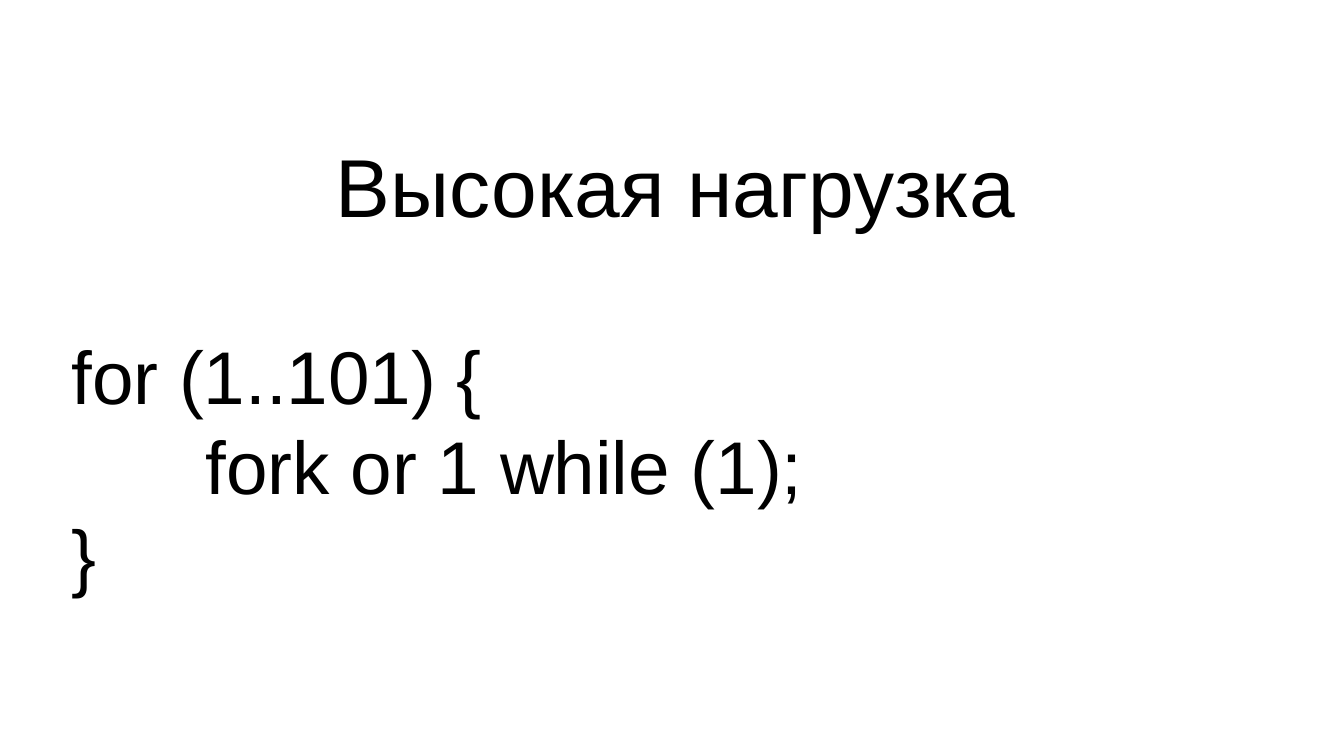
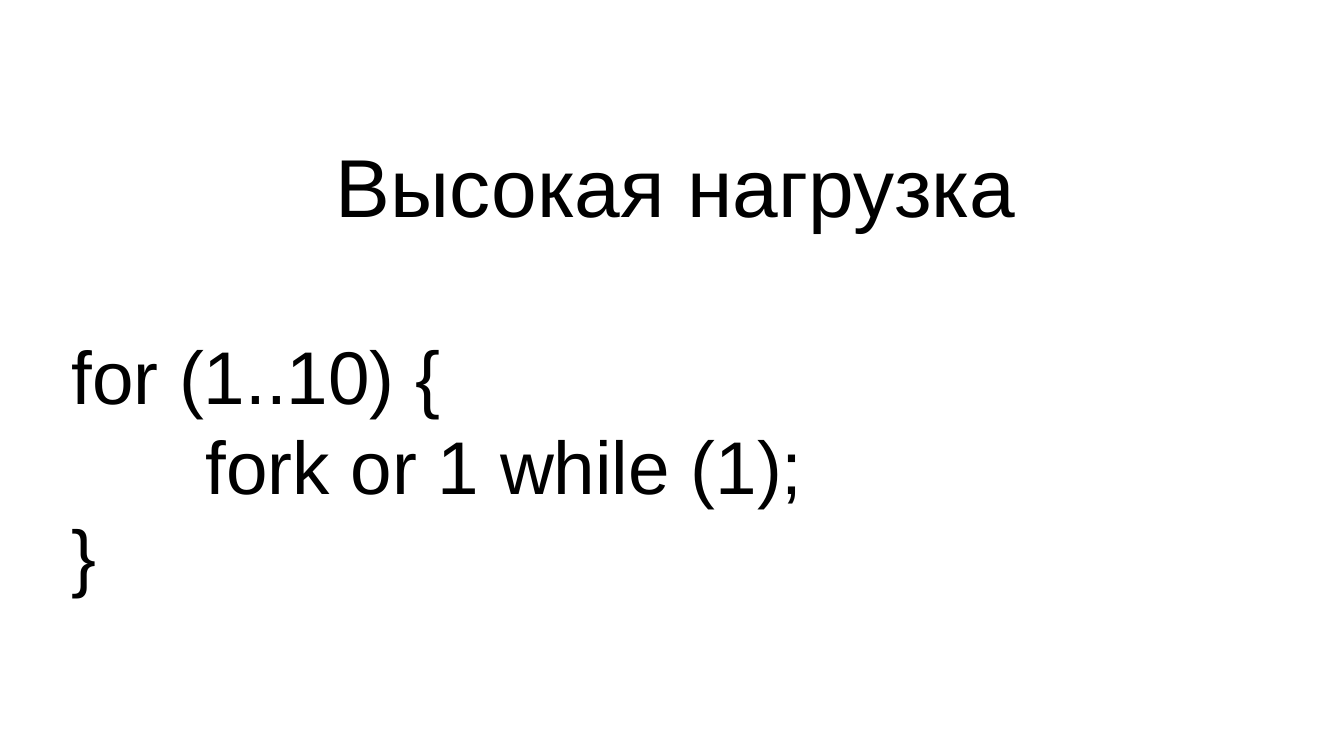
Before and after one commit to Mons/perl-ex, a slide deck: slide 7 of drafts/AE-Highload.odp. Drawn at 1344x756 pixels with LibreOffice and Linux fonts; fonts in the diff are those of the drawing; background and template pictures are left out. Boxes give left, top, right and bottom in pixels: in the first picture for what was removed or moved away, otherwise in the second. Text is boxed around its words. In the diff, an @@ line names an element or a change of style, - is before the commit and + after.

```diff
--- a/drafts/AE-Highload.odp
+++ b/drafts/AE-Highload.odp
@@ subtitle at [71, 350, 803, 508]: text changed @@
-for (1..101) {
-fork or 1 while (1);
-}
+for (1..10) {
+fork or 1 while (1);
+}
```
Also in this commit, not shown: 1 other slide changed, 24 slides added, 1 slide removed, 1 other file.
